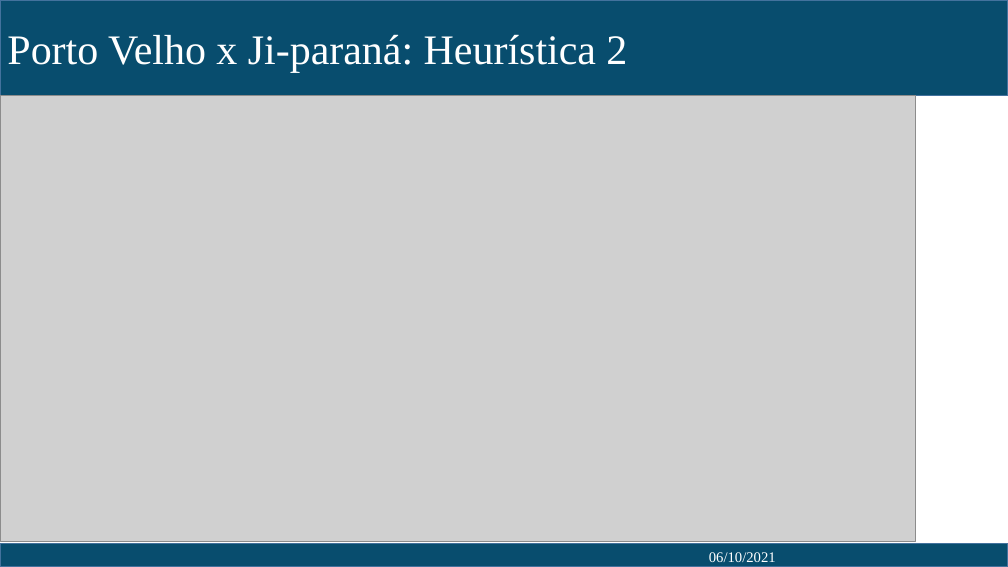
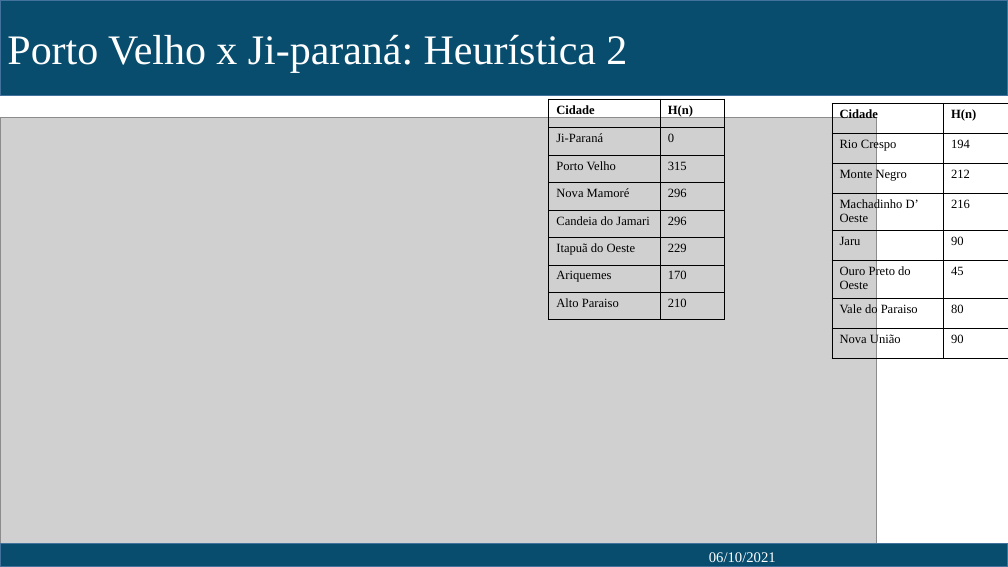
Before and after one commit to Elias-abreu/trabalho_A_star, a slide deck: slide 12 of Apresentação.pptx. Drawn at 1008x567 pixels with LibreOffice and Linux fonts; fonts in the diff are those of the drawing; grey boxes stand for pictures. Boxes give left, top, right and bottom in pixels: in the first picture for what was removed or moved away, otherwise in the second. Text is boxed around its words. In the diff, an @@ line names an element or a change of style, - is before the commit and + after.

```diff
--- a/Apresentação.pptx
+++ b/Apresentação.pptx
@@ picture: place and size @@
-picture at (0, 96, 916, 542)
+picture at (0, 117, 876, 544)
@@ table added at (549, 99, 725, 320), 8 rows, 2 columns @@
+Cidade | H(n)
+Ji-Paraná | 0
+Porto Velho | 315
+Nova Mamoré | 296
+Candeia do Jamari | 296
+Itapuã do Oeste | 229
+Ariquemes | 170
+Alto Paraiso | 210
@@ table added at (833, 104, 1008, 358), 8 rows, 2 columns @@
+Cidade | H(n)
+Rio Crespo | 194
+Monte Negro | 212
+Machadinho D’ Oeste | 216
+Jaru | 90
+Ouro Preto do Oeste | 45
+Vale do Paraiso | 80
+Nova União | 90
```
Also in this commit, not shown: 11 other slides changed, 3 slides added, 1 other file.
